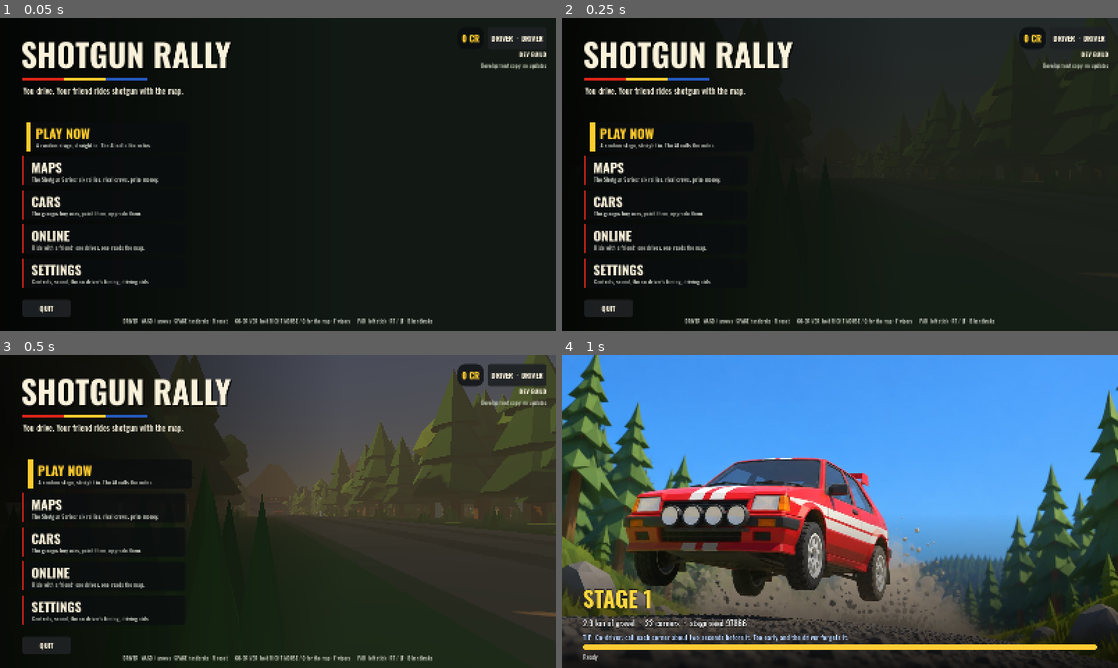
Above: before the commit, frames 1-4 (two rows, left to right).
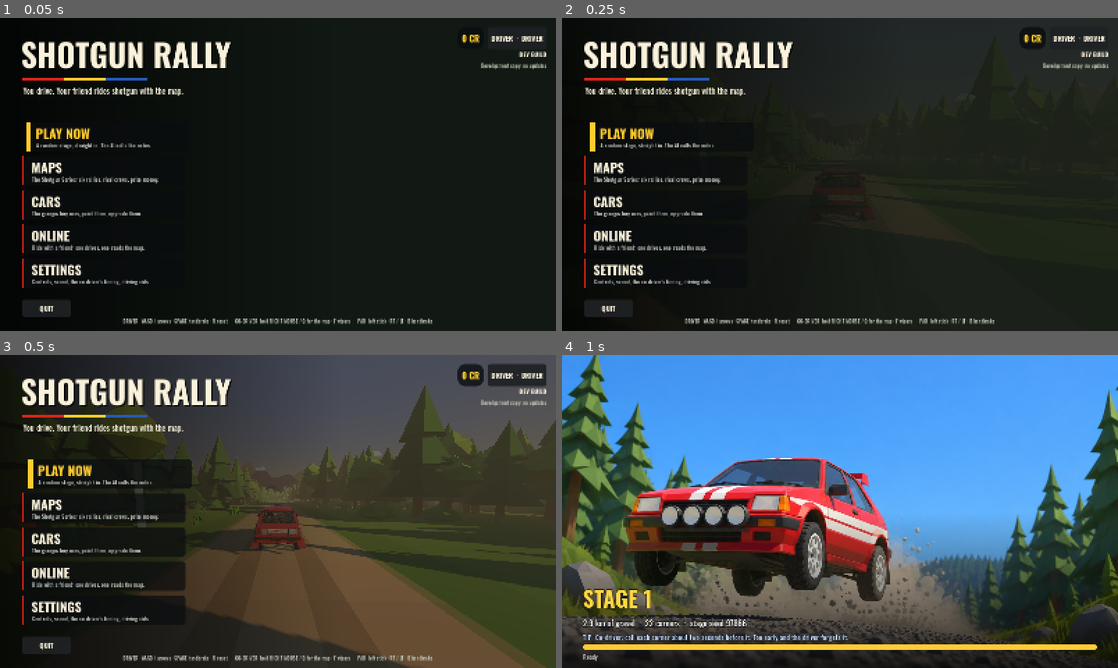
Above: after the commit, the same moments.

Repository: pbelfand-dot/Stock-multiplay-game
Game: Godot game, scene res://scenes/main.tscn
Same seed, same stepped clock (60 frames per second), same inputs: the game is played once before the commit and once after it.
Inputs (mouse positions are in pixels of both pictures, inside the frame that each line leads up to):
- Up to frame 1 (0.05 s): no input
- Up to frame 2 (0.25 s): no input
- Up to frame 3 (0.5 s): no input
- Up to frame 4 (1 s): tap Enter (ready) at 0.5 s; move the mouse to (962, 495) at 0.52 s; hold D (steer_right) from 0.53 s (still down); tap C (camera) at 0.6 s; click (962, 495) at 0.67 s

Frame 1 is identical in both runs. In frame 3, 30% of the frame differs, in the area x 8-100%, y 0-100%; in frame 4, nothing differs.

Commit message:
SHOTGUN RALLY: an FPV drone chase on the home screen
The menu backdrop's camera rotation gains an FPV drone: a spring-flown quad
that chases the car (low behind, alongside, over the roof and out in front),
banks into its own turns, wears a wide 96-degree lens with a touch of
prop-wash wobble, never drops below 0.5 m over the ground and never ends up
behind a tree from the car. Its flight is stepped at 120 Hz whatever the
frame rate.

Co-Authored-By: Claude Opus 5.5 <noreply@anthropic.com>
Claude-Session: https://claude.ai/code/session_01NXYqac7qKp55iHA8gZ85EC

Diff:
--- a/shotgun-rally/scripts/ui/menu_backdrop.gd
+++ b/shotgun-rally/scripts/ui/menu_backdrop.gd
@@ -1,9 +1,11 @@
 extends Node3D
 ## Behind the home screen: the game itself. A short stage, golden evening
 ## light, and your own car (from the garage, in its livery) driving it flat out
-## by itself, filmed like rally TV: trackside cameras it flashes past, a chase
-## camera, a helicopter shot. In the garage the car parks on a straight and the
-## camera circles it slowly (show_car() repaints it as you shop).
+## by itself, filmed like rally TV: an FPV drone chasing it (swooping from low
+## behind to alongside, over the roof and ahead, banking into its turns),
+## trackside cameras it flashes past, a chase camera, a helicopter shot. In the
+## garage the car parks on a straight and the camera circles it slowly
+## (show_car() repaints it as you shop).
 ## Built a step a frame after the menu appears (ready_to_show when it's there).
 
 signal ready_to_show
@@ -30,6 +32,18 @@
 var _orbit := 0.0
 var _stuck := 0.0
 var _setup := {}
+# the FPV drone: where it is, how fast it's going, how far it's banked
+var _drone := Vector3.ZERO
+var _drone_v := Vector3.ZERO
+var _drone_roll := 0.0
+var _drone_leg := 0
+var _drone_leg_t := 0.0
+var _wobble_t := 0.0
+## where the drone heads, round the car (car-local: x right, y up, z behind), in turn
+const DRONE_LEGS := [Vector3(0.0, 1.1, 7.0), Vector3(3.4, 0.9, 1.5), Vector3(0.0, 3.4, -4.0), Vector3(-3.2, 1.0, 2.0),
+	Vector3(0.0, 0.7, 9.0), Vector3(2.6, 2.2, -1.0)]
+const DRONE_LEG_TIME := 2.6       # s on each
+const DRONE_STEP := 1.0 / 120.0   # its flight is worked out in steps this short, whatever the frame rate
 
 
 func _ready() -> void:
@@ -154,6 +168,10 @@
 			cam.fov = lerpf(cam.fov, 50.0, dt * 2.0)
 			if _shot_t > 6.0:
 				_next_shot()
+		"fpv":
+			_fpv(dt, c, fwd)
+			if _shot_t > 13.0:
+				_next_shot()
 		"front":                         # just ahead of the bonnet, looking back at it
 			_place(c + fwd * 6.5 + Vector3.UP * 0.9, c + Vector3.UP * 0.5, dt, 6.0)
 			cam.fov = lerpf(cam.fov, 55.0, dt * 2.0)
@@ -168,8 +186,57 @@
 		cam.global_transform = Transform3D(Basis(), to).looking_at(t, Vector3.UP)
 
 
+## The FPV drone: a little quad flying a spring toward its spot round the car (the
+## car's own speed carried, so it keeps up), banking into the turns it makes as
+## FPV drones do, a wide lens, a touch of prop-wash wobble; never into the
+## ground, and in front of a tree rather than behind it.
+func _fpv(dt: float, c: Vector3, fwd: Vector3) -> void:
+	_drone_leg_t += dt
+	if _drone_leg_t > DRONE_LEG_TIME:
+		_drone_leg_t = 0.0
+		_drone_leg = (_drone_leg + 1) % DRONE_LEGS.size()
+	var right := fwd.cross(Vector3.UP).normalized()
+	var o: Vector3 = DRONE_LEGS[_drone_leg]
+	var goal := c + right * o.x + Vector3.UP * o.y - fwd * o.z
+	var carv: Vector3 = car.linear_velocity
+	var steps := ceili(minf(dt, 0.1) / DRONE_STEP)
+	var h := minf(dt, 0.1) / maxi(steps, 1)
+	var acc := Vector3.ZERO
+	for i in steps:
+		# a damped spring toward the goal, relative to the car's own motion
+		acc = (goal - _drone) * 7.0 + (carv - _drone_v) * 4.2
+		_drone_v += acc * h
+		_drone += _drone_v * h
+	# never below 0.5 m over the ground, never behind a tree from the car
+	var space := get_world_3d().direct_space_state
+	var down := PhysicsRayQueryParameters3D.create(_drone + Vector3.UP * 3.0, _drone - Vector3.UP * 3.0, 1, [car.get_rid()])
+	var g := space.intersect_ray(down)
+	if not g.is_empty() and _drone.y < g.position.y + 0.5:
+		_drone.y = g.position.y + 0.5
+		_drone_v.y = maxf(_drone_v.y, 0.0)
+	var los := PhysicsRayQueryParameters3D.create(c + Vector3.UP * 0.8, _drone, 1, [car.get_rid()])
+	var hit := space.intersect_ray(los)
+	if not hit.is_empty():
+		_drone = (hit.position as Vector3).lerp(c + Vector3.UP * 0.8, 0.15)
+	# look ahead of the car (at the car itself once the drone's out in front),
+	# banked by the turn the drone is making
+	var ahead := (_drone - c).dot(fwd)
+	var look := c + fwd * 3.0 * clampf(1.0 - ahead / 4.0, 0.0, 1.0) + Vector3.UP * 0.4
+	var view := (look - _drone).normalized()
+	var side := view.cross(Vector3.UP).normalized()
+	var bank := clampf(-acc.dot(side) * 0.035, -0.75, 0.75)
+	_drone_roll = lerpf(_drone_roll, bank, clampf(dt * 5.0, 0.0, 1.0))
+	_wobble_t += dt
+	var wob := Vector3(sin(_wobble_t * 37.0) * 0.004 + sin(_wobble_t * 23.0) * 0.003, 0.0, sin(_wobble_t * 29.0) * 0.006)
+	if _drone.distance_to(look) > 0.2:
+		var xf := Transform3D(Basis(), _drone).looking_at(look, Vector3.UP)
+		xf.basis = xf.basis * Basis(Vector3.FORWARD, _drone_roll) * Basis.from_euler(wob)
+		cam.global_transform = xf
+	cam.fov = lerpf(cam.fov, 96.0, clampf(dt * 3.0, 0.0, 1.0))
+
+
 func _next_shot() -> void:
-	var kinds := ["trackside", "chase", "trackside", "heli", "trackside", "front"]
+	var kinds := ["fpv", "trackside", "chase", "fpv", "heli", "trackside", "front"]
 	var kind: String = kinds[_shot_i % kinds.size()]
 	_shot_i += 1
 	_shot_t = 0.0
@@ -184,8 +251,15 @@
 			cam.global_position = p
 		"heli":
 			_shot = {"kind": kind, "side": -1.0 if randf() < 0.5 else 1.0}
+		"fpv":
+			_shot = {"kind": kind}
+			var cf: Vector3 = -car.global_transform.basis.z
+			_drone = car.global_position + Vector3.UP * 1.5 - cf * 8.0
+			_drone_v = car.linear_velocity
+			_drone_leg = 0
+			_drone_leg_t = 0.0
 		_:
 			_shot = {"kind": kind}
-	if kind != "trackside":
+	if kind != "trackside" and kind != "fpv":
 		var c: Vector3 = car.global_position
 		cam.global_position = c + Vector3(0.0, 3.0, 0.0) - (-car.global_transform.basis.z) * 8.0
Binary file added: shotgun-rally/docs/screens/fpv.jpg
Not shown, changed: shotgun-rally/README.md
